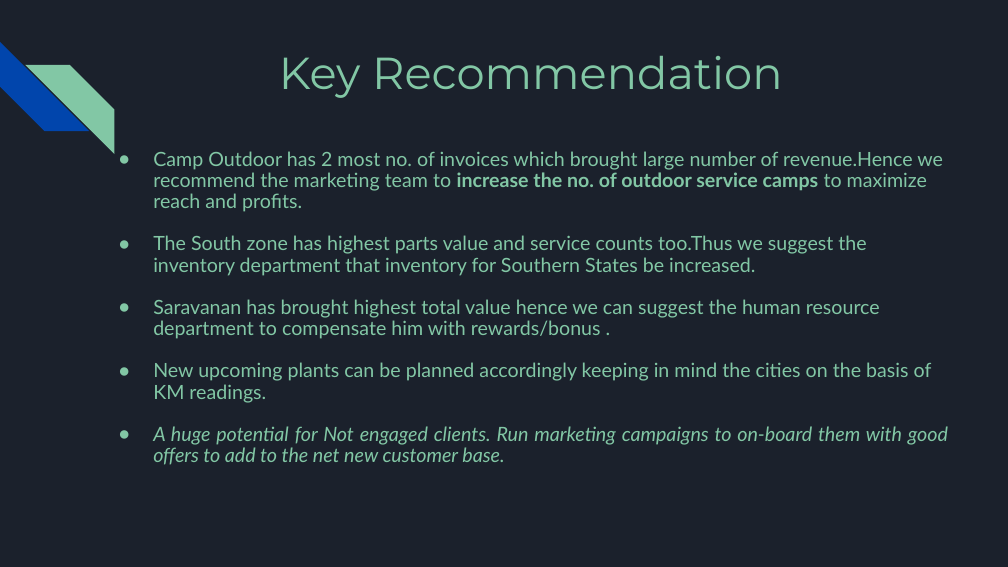
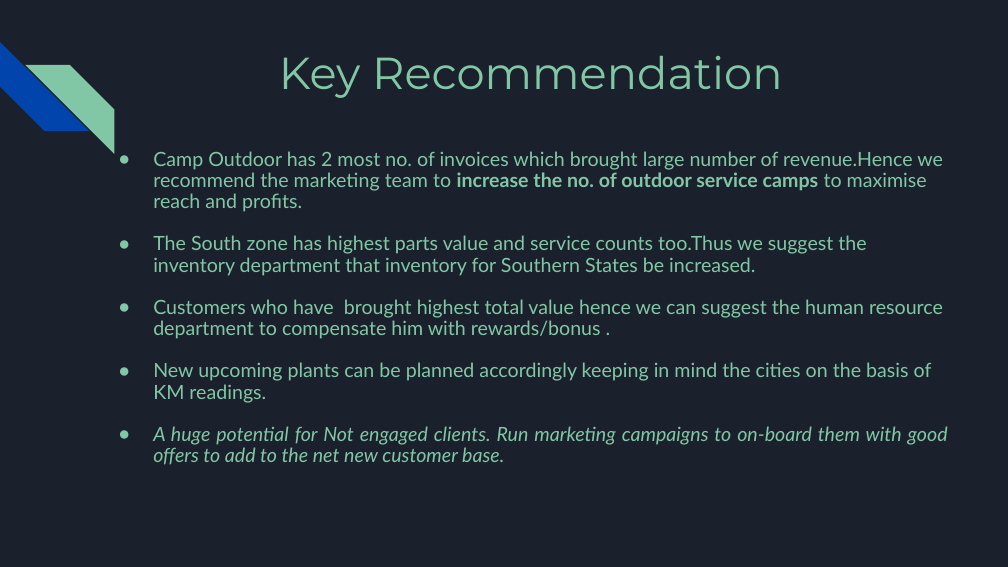
Before and after one commit to maha-prathamesh/Mahindra-First-Choice, a slide deck: slide 26 of MFCS_Final_Presentation.pptx. Drawn at 1008x567 pixels with LibreOffice and Linux fonts; fonts in the diff are those of the drawing. Boxes give left, top, right and bottom in pixels: in the first picture for what was removed or moved away, otherwise in the second. Text is boxed around its words. In the diff, an @@ line names an element or a change of style, - is before the commit and + after.

```diff
--- a/MFCS_Final_Presentation.pptx
+++ b/MFCS_Final_Presentation.pptx
@@ text at bbox=[153, 151, 943, 212]: text changed @@
-● Camp Outdoor has 2 most no. of invoices which brought large number of revenue.Hence we recommend the marketing team to increase the no. of outdoor service camps to maximize reach and profits.
+● Camp Outdoor has 2 most no. of invoices which brought large number of revenue.Hence we recommend the marketing team to increase the no. of outdoor service camps to maximise reach and profits.
@@ text at bbox=[153, 299, 943, 339]: text changed @@
-● Saravanan has brought highest total value hence we can suggest the human resource department to compensate him with rewards/bonus .
+● Customers who have brought highest total value hence we can suggest the human resource department to compensate him with rewards/bonus .
@@ text at bbox=[153, 426, 948, 465]: size 14.1 to 14 pt in "A huge potential for Not engaged clients. ..." @@
```
Also in this commit, not shown: 27 other slides changed, 1 slide removed.
